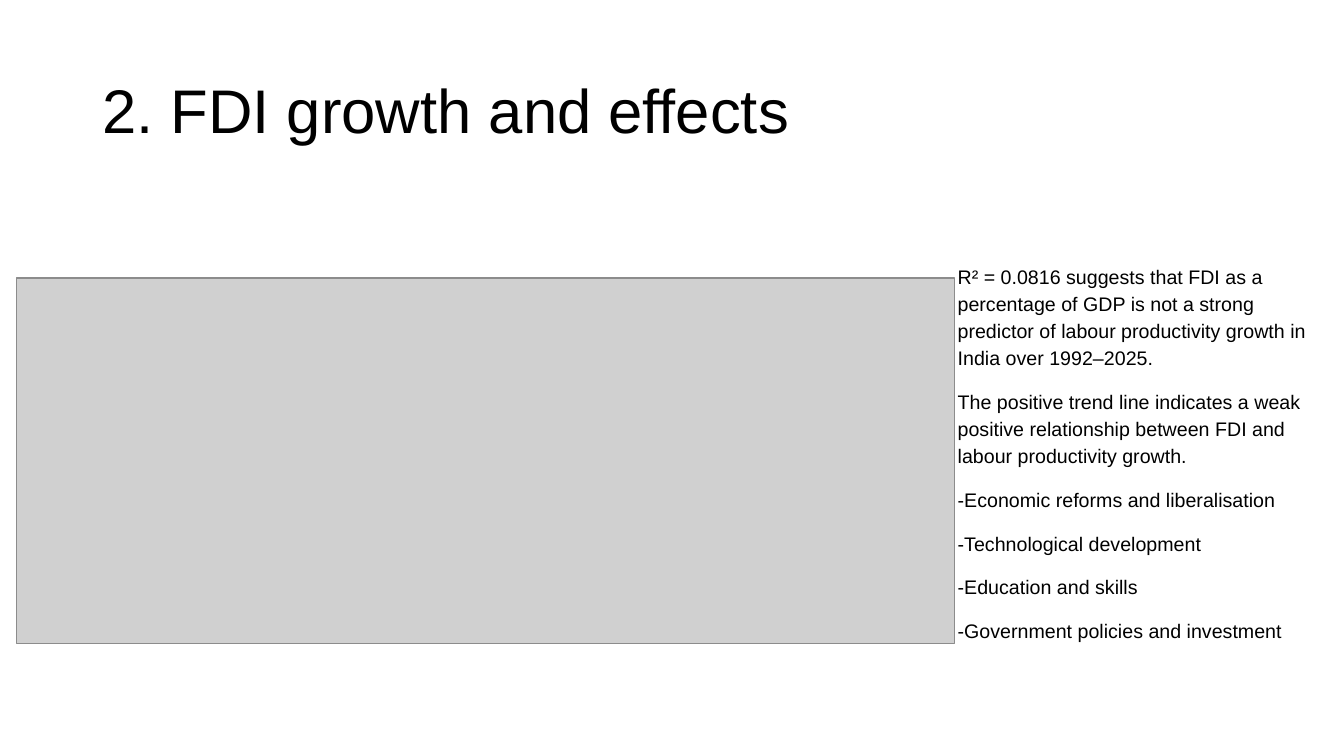
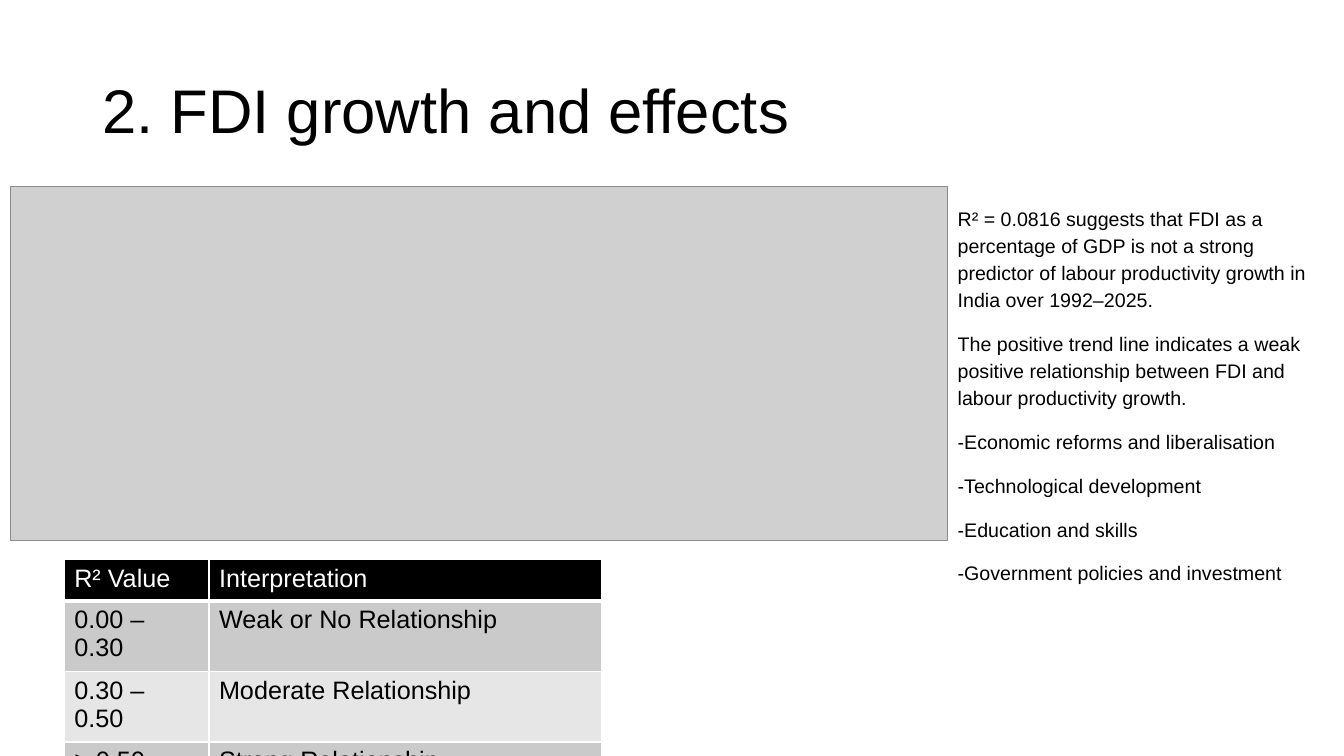
Before and after one commit to josephkohhh/SIM-UOW-Mods, a slide deck: slide 7 of ECON251/Assignment/T01_Group10_Presentation Slides.pptx. Drawn at 1344x756 pixels with LibreOffice and Linux fonts; fonts in the diff are those of the drawing; grey boxes stand for pictures. Boxes give left, top, right and bottom in pixels: in the first picture for what was removed or moved away, otherwise in the second. Text is boxed around its words. In the diff, an @@ line names an element or a change of style, - is before the commit and + after.

```diff
--- a/ECON251/Assignment/T01_Group10_Presentation Slides.pptx
+++ b/ECON251/Assignment/T01_Group10_Presentation Slides.pptx
@@ picture: place and size @@
-picture at (17,278,955,643)
+picture at (11,187,948,541)
@@ text "R² = 0.0816 suggests that ...": place and size @@
-text "R² = 0.0816 suggests that ..." at (958,269,1305,642)
+text "R² = 0.0816 suggests that ..." at (958,211,1305,584)
@@ table added at (65,560,602,732), 4 rows, 2 columns @@
+R² Value | Interpretation
+0.00 – 0.30 | Weak or No Relationship
+0.30 – 0.50 | Moderate Relationship
+> 0.50 | Strong Relationship
```
Also in this commit, not shown: 5 other slides changed, 14 other files.
